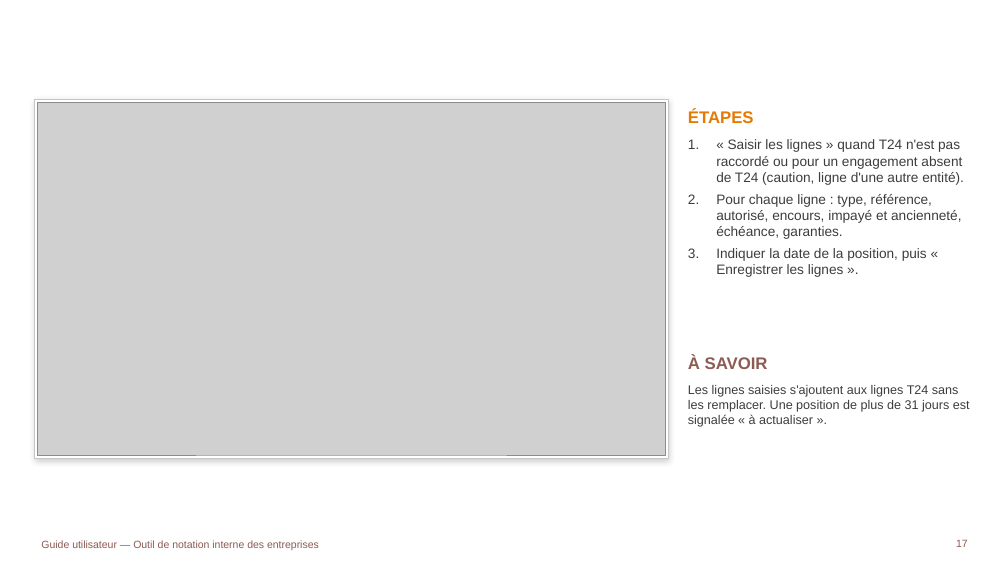
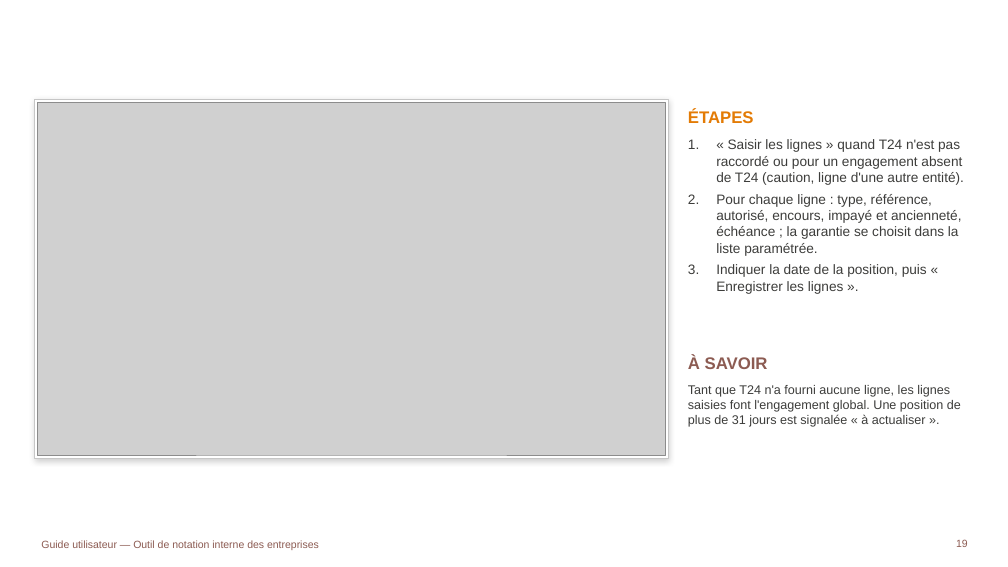
Before and after one commit to tariqeddoumi/Entreprise-scoring-cl, a slide deck: slide 19 of docs/guides/Guide_utilisateur_outil_notation.pptx (slide 17 before the commit). Drawn at 1008x567 pixels with LibreOffice and Linux fonts; fonts in the diff are those of the drawing; grey boxes stand for pictures; background and template pictures are left out. Boxes give left, top, right and bottom in pixels: in the first picture for what was removed or moved away, otherwise in the second. Text is boxed around its words. In the diff, an @@ line names an element or a change of style, - is before the commit and + after.

```diff
--- a/docs/guides/Guide_utilisateur_outil_notation.pptx
+++ b/docs/guides/Guide_utilisateur_outil_notation.pptx
@@ text at [716, 194, 961, 256]: text changed @@
-2. Pour chaque ligne : type, référence, autorisé, encours, impayé et ancienneté, échéance, garanties.
+2. Pour chaque ligne : type, référence, autorisé, encours, impayé et ancienneté, échéance ; la garantie se choisit dans la liste paramétrée.
@@ text at [688, 385, 961, 427]: text changed @@
-Les lignes saisies s'ajoutent aux lignes T24 sans les remplacer. Une position de plus de 31 jours est signalée « à actualiser ».
+Tant que T24 n'a fourni aucune ligne, les lignes saisies font l'engagement global. Une position de plus de 31 jours est signalée « à actualiser ».
@@ page number at [956, 539, 968, 547]: text changed @@
-17
+19
```
Also in this commit, not shown: 10 other slides changed, 8 slides added, 18 other files.
